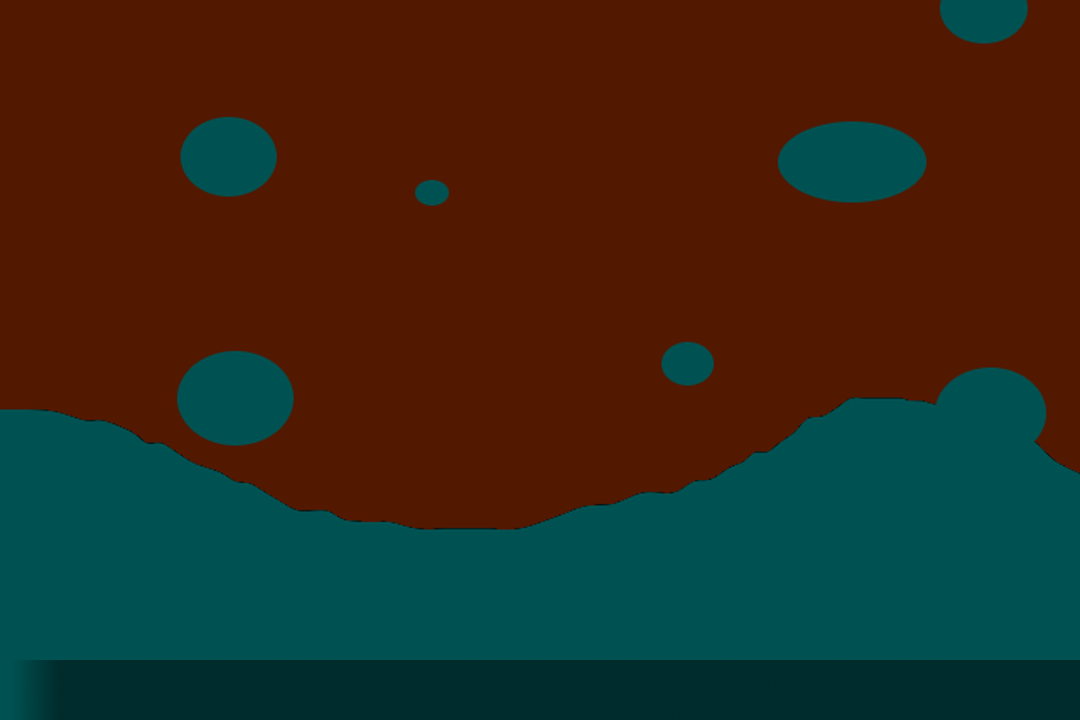
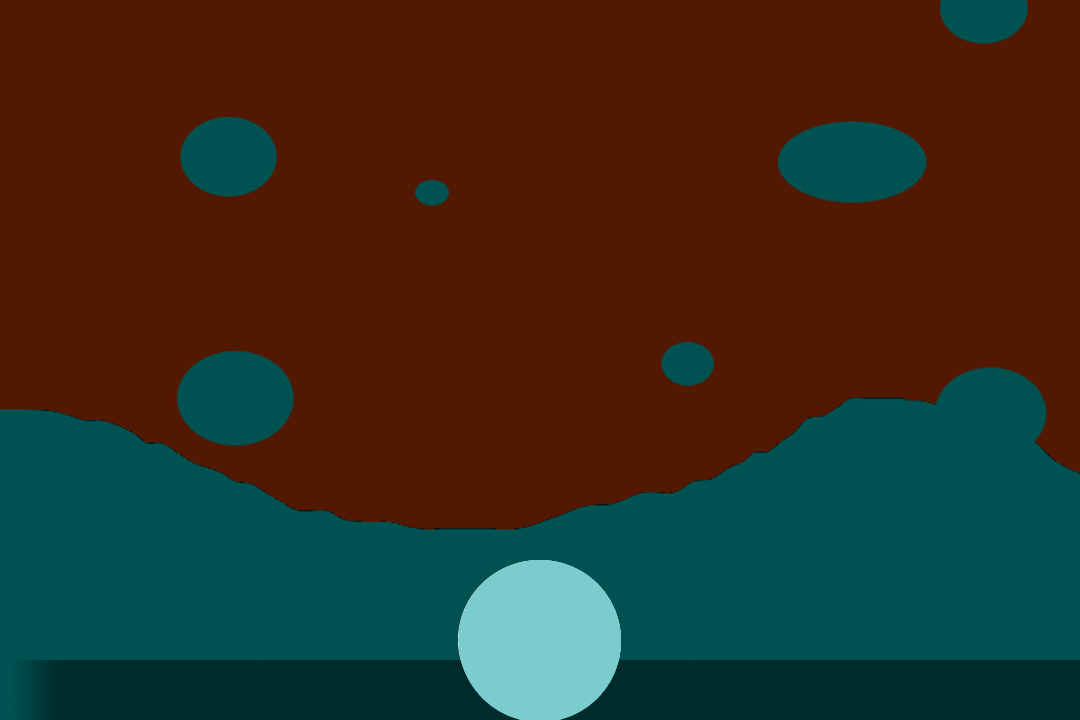
Layers edited between the first and the second (1080, 720) image:
painted on "bg0.png" over [458, 560, 621, 720]
